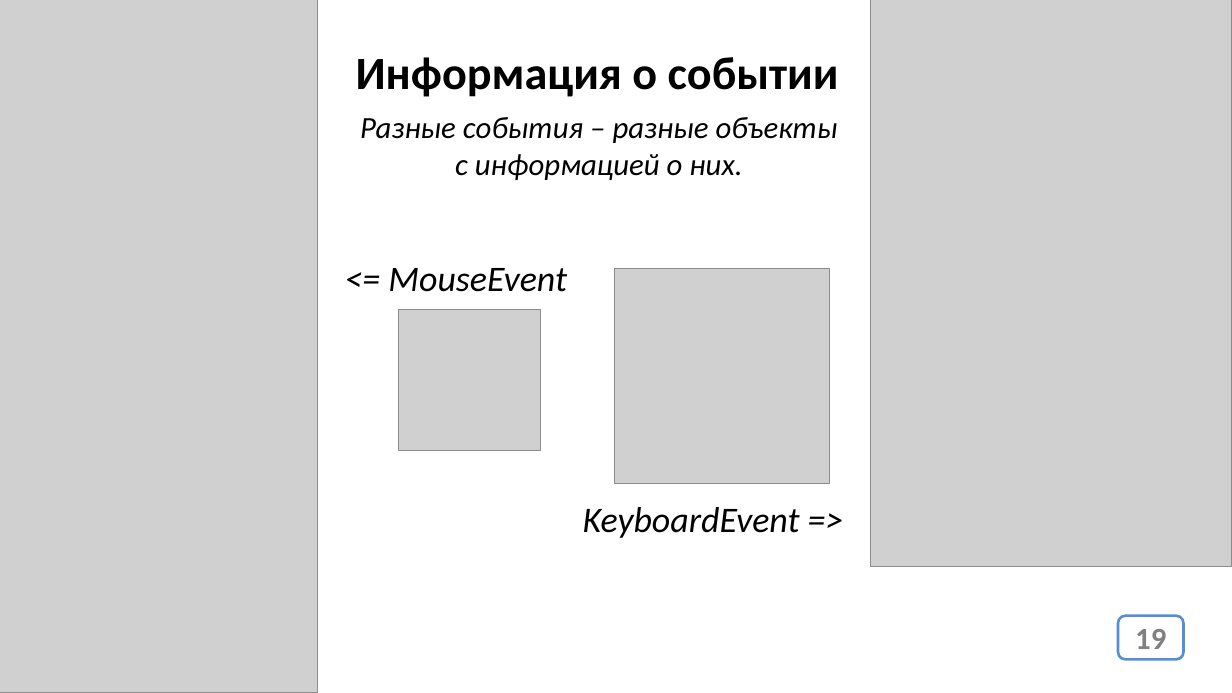
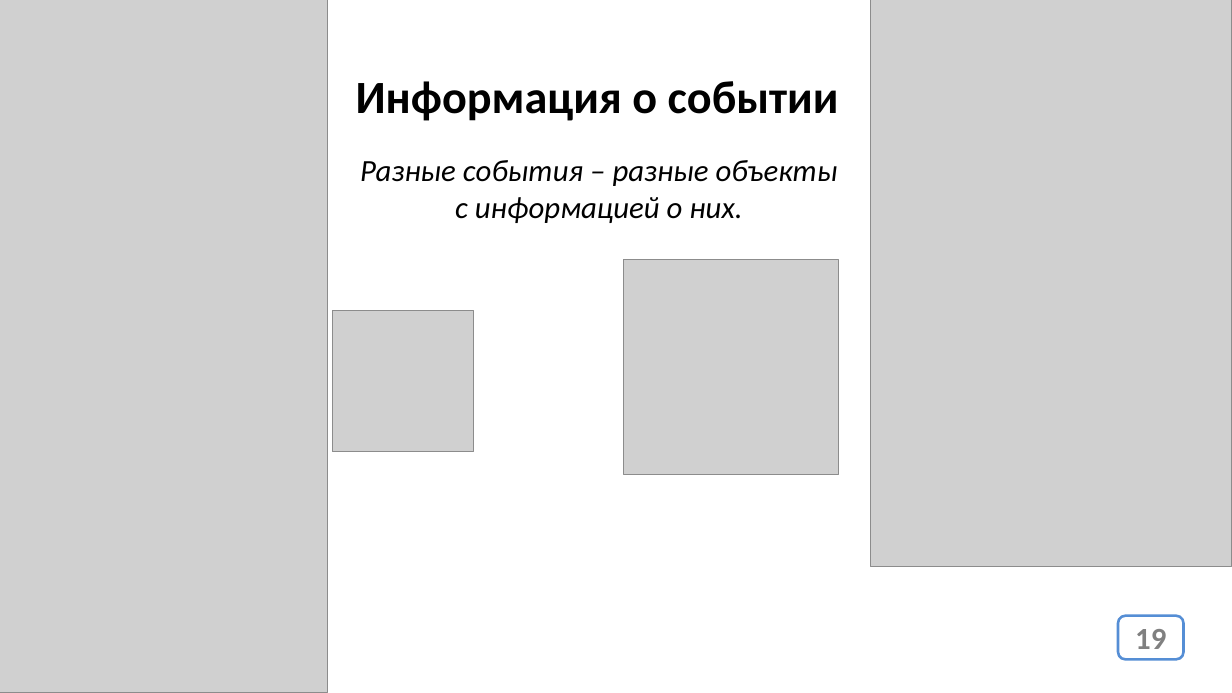
Before and after one commit to js-13-ort-dnipro/lesson05, a slide deck: slide 19 of lesson08.pptx. Drawn at 1232x693 pixels with LibreOffice and Linux fonts; fonts in the diff are those of the drawing; grey boxes stand for pictures. Boxes give left, top, right and bottom in pixels: in the first picture for what was removed or moved away, otherwise in the second. Text is boxed around its words. In the diff, an @@ line names an element or a change of style, - is before the commit and + after.

```diff
--- a/lesson08.pptx
+++ b/lesson08.pptx
@@ picture: place and size @@
-picture at [0,0,318,693]
+picture at [0,0,327,693]
@@ text "Информация о событии": place and size @@
-text "Информация о событии" at [356,57,839,97]
+text "Информация о событии" at [356,81,839,121]
@@ text "Разные события – разные объекты ...": place and size @@
-text "Разные события – разные объекты ..." at [360,117,838,180]
+text "Разные события – разные объекты ..." at [360,160,838,223]
@@ text removed at [388,268,567,292] @@
-<= MouseEvent
@@ picture: place and size @@
-picture at [616,269,831,484]
+picture at [624,260,839,475]
@@ picture: place and size @@
-picture at [398,310,540,451]
+picture at [333,311,474,452]
@@ text removed at [583,507,800,538] @@
-KeyboardEvent =>
```
Also in this commit, not shown: 4 other slides changed, 1 other file.
